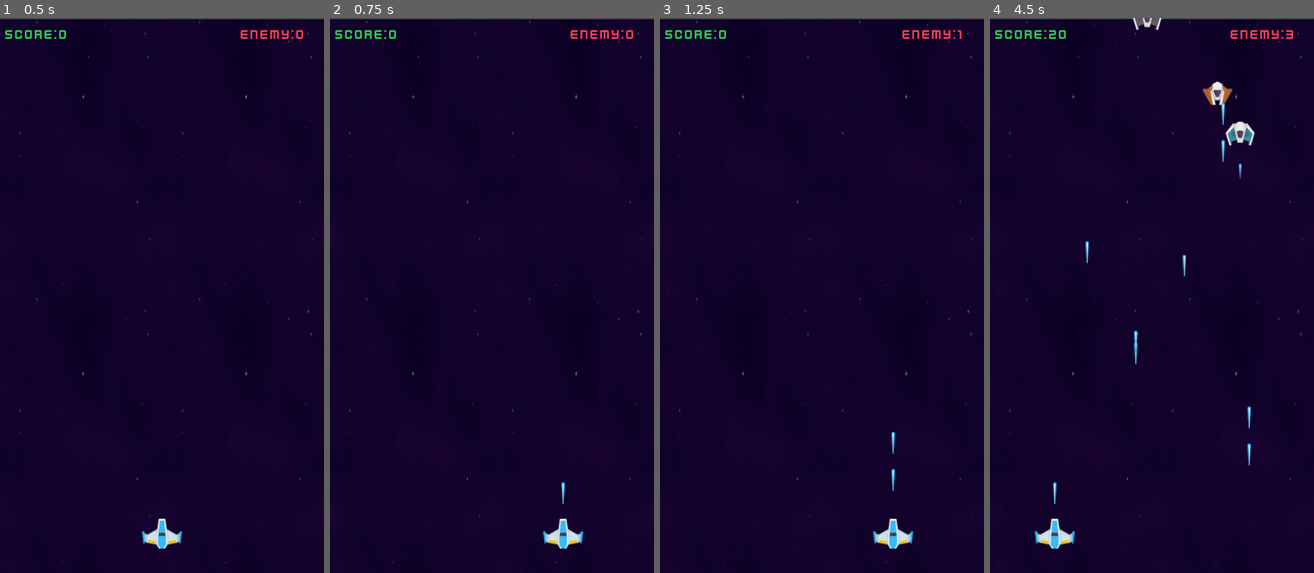
Above: before the commit, frames 1-4 (left to right).
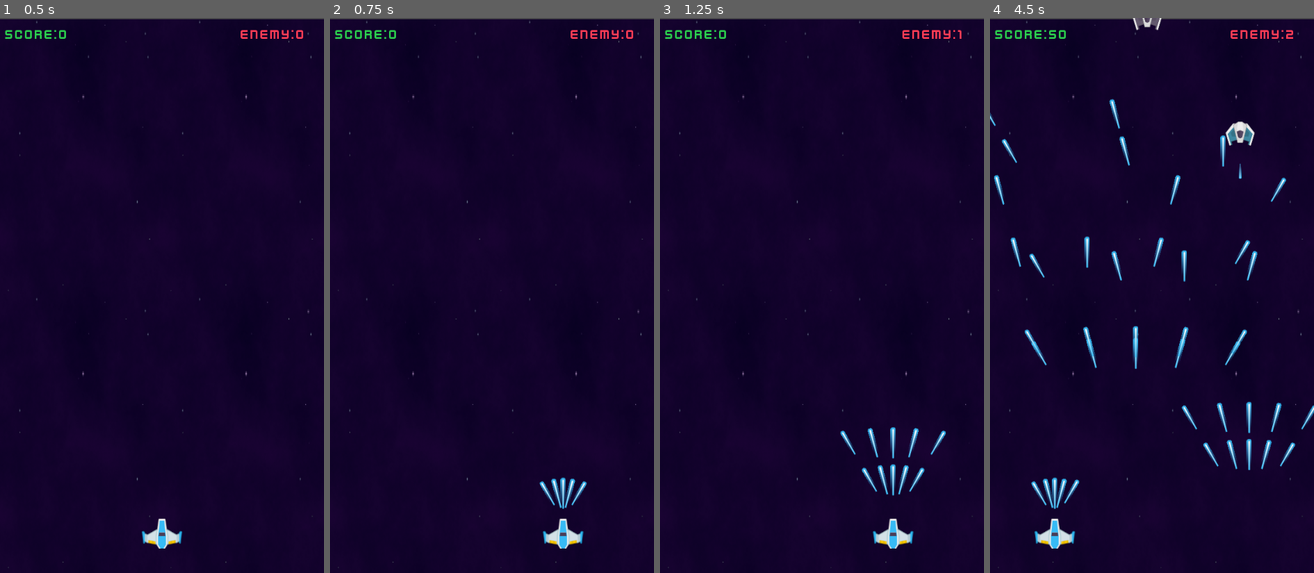
Above: after the commit, the same moments.

Repository: lzhphantom/SpaceGame
Game: Godot game, scene res://main.tscn
The game is run twice, just before and just after one commit, with the same random seed, the same clock (stepped at 60 frames per second) and the same inputs.
Inputs (mouse positions are in pixels of both pictures, inside the frame that each line leads up to):
- Up to frame 1 (0.5 s): no input
- Up to frame 2 (0.75 s): tap Enter (ui_accept) at 0.5 s; move the mouse to (563, 267) at 0.52 s; click (563, 267) at 0.6 s
- Up to frame 3 (1.25 s): tap Enter (ui_accept) at 0.77 s
- Up to frame 4 (4.5 s): move the mouse to (1087, 323) at 1.27 s; click (1087, 323) at 1.35 s; tap Enter (ui_accept) at 1.52, 3.02, 3.77 s; move the mouse to (1184, 173) at 2.02 s; click (1184, 173) at 2.1 s; move the mouse to (1135, 406) at 2.77 s; click (1135, 406) at 2.85 s; move the mouse to (1249, 378) at 3.52 s; click (1249, 378) at 3.6 s; move the mouse to (1054, 212) at 4.27 s; click (1054, 212) at 4.35 s

Frame 1 is identical in both runs. In frame 2, 0.3% of the frame differs, in the area x 64-80%, y 82-89%; in frame 3, 0.7%; in frame 4, 2.9%, in the area x 0-100%, y 2-89%.

Commit message:
多个列子弹 实现

Diff:
--- a/scenes/player/player.tscn
+++ b/scenes/player/player.tscn
@@ -12,6 +12,7 @@
 position = Vector2(287, 892)
 script = ExtResource("1_0wb8q")
 laser_tscn = ExtResource("2_4uukq")
+bullet_line = 5
 metadata/_edit_group_ = true
 
 [node name="Sprite2D" type="Sprite2D" parent="."]
--- a/scenes/upgrade/attack_interval_upgrade.tscn
+++ b/scenes/upgrade/attack_interval_upgrade.tscn
@@ -1,14 +1,12 @@
-[gd_scene load_steps=3 format=3 uid="uid://cssj38vvs4kse"]
+[gd_scene load_steps=2 format=3 uid="uid://cssj38vvs4kse"]
 
 [ext_resource type="Script" path="res://scripts/upgrade/attack_interval_upgrade.gd" id="1_j6x7g"]
-[ext_resource type="Texture2D" uid="uid://cugnweq6en584" path="res://assets/PNG/Power-ups/bolt_silver.png" id="2_71rm8"]
 
 [node name="AttackIntervalUpgrade" type="Area2D"]
 script = ExtResource("1_j6x7g")
 direction = 1
 
 [node name="Sprite2D" type="Sprite2D" parent="."]
-texture = ExtResource("2_71rm8")
 
 [node name="CollisionPolygon2D" type="CollisionPolygon2D" parent="."]
 polygon = PackedVector2Array(-9, -16, 12, -16, 6, -4, 12, -1, -5, 18, -4, 6, -10, 3)
--- a/scripts/component/fly_direction_component.gd
+++ b/scripts/component/fly_direction_component.gd
@@ -6,15 +6,22 @@
 
 var speed: float
 var direction: FlightDirection
+var radians
 
-func _init(spd: float,direct: FlightDirection):
+func _init(spd: float,direct: FlightDirection,angle:float):
 	self.speed = spd
 	self.direction = direct
+	self.radians = deg_to_rad(angle)
 
 func move(delta):
 	if get_parent():
 		match direction:
 			FlightDirection.UP:
 				get_parent().position.y -= self.speed*delta
+				get_parent().position.x += self.speed*delta*tan(self.radians)
 			FlightDirection.DOWN:
 				get_parent().position.y += self.speed*delta
+				if self.radians >0:
+					get_parent().position.x -= self.speed*delta*tan(self.radians)
+				else:
+					get_parent().position.x += self.speed*delta*tan(self.radians)
--- a/scripts/laser/laser.gd
+++ b/scripts/laser/laser.gd
@@ -14,7 +14,7 @@
 
 	var data = LaserConstants.LASER_DICT_BLUE[LaserConstants.play1_current_laser_level]
 	$LaserGrphic.set_texture(load(data["path"]))
-	self.fly_direction = FlyDirectionComponent.new(LaserConstants.play1_current_speed,direction)
+	self.fly_direction = FlyDirectionComponent.new(LaserConstants.play1_current_speed,direction,0)
 	self.add_child(self.fly_direction)
 	self.attack = AttackComponent.new(data["attack"])
 	self.add_child(self.attack)
@@ -42,3 +42,9 @@
 func free_self_and_pool():
 	LaserObjectPool.remove_laser(self)
 	self.queue_free()
+
+func rotation_angle(angle: float):
+	self.fly_direction.radians = deg_to_rad(angle)
+	self.set_rotation_degrees(angle)
+	var radians = abs(cos(deg_to_rad(angle)))
+	self.set_scale(Vector2(radians,radians))
--- a/scripts/laser/laser_enemy.gd
+++ b/scripts/laser/laser_enemy.gd
@@ -3,6 +3,7 @@
 
 @export var speed:float =100.0
 @export var direction: FlyDirectionComponent.FlightDirection
+@export var angle:float = 0
 var fly_direction: FlyDirectionComponent
 var attack: AttackComponent
 @export var clear_after_deaded: float = 2.0
@@ -12,7 +13,8 @@
 	$Timer.wait_time = clear_after_deaded
 	$Timer.connect("timeout",Callable(self,"free_self_and_pool"))
 
-	self.fly_direction = FlyDirectionComponent.new(speed,direction)
+	self.fly_direction = FlyDirectionComponent.new(speed,direction,180+angle)
+	self.set_rotation_degrees(180+angle)
 	self.add_child(self.fly_direction)
 	self.attack = AttackComponent.new(1.0)
 	self.add_child(self.attack)
--- a/scripts/player/player.gd
+++ b/scripts/player/player.gd
@@ -5,6 +5,7 @@
 @export var max_health: float = 10.0
 @export var attack_interval: float = 1.0
 var health_component: HealthComponent
+@export var bullet_line:int = 1
 # Called when the node enters the scene tree for the first time.
 func _ready():
 	health_component = HealthComponent.new(max_health)
@@ -34,17 +35,41 @@
 	var collision_shape = $CollisionShape2D
 	var shape = collision_shape.shape
 	var self_x = shape.radius
-	var laser: Laser
 	$fireAudio.play()
+	match self.bullet_line:
+		1:
+			get_bullet(self_x,0)
+		2:
+			get_bullet(self_x,10)
+			get_bullet(self_x,-10)
+		3:
+			get_bullet(self_x,10,20)
+			get_bullet(self_x,0)
+			get_bullet(self_x,-10,-20)
+		4:
+			get_bullet(self_x,15,30)
+			get_bullet(self_x,5,10)
+			get_bullet(self_x,-5,-10)
+			get_bullet(self_x,-15,-30)
+		5:
+			get_bullet(self_x,15,30)
+			get_bullet(self_x,5,15)
+			get_bullet(self_x,0)
+			get_bullet(self_x,-5,-15)
+			get_bullet(self_x,-15,-30)
+
+func get_bullet(y_distence:float,x_distence:float,angle:float = 0):
+	var laser
 	if LaserObjectPool.check_laser_pool():
 		laser = LaserObjectPool.reborn_laser()
 	else:
 		laser = laser_tscn.instantiate()
 		add_sibling(laser)
 		LaserObjectPool.add_laser_pool(laser)
-	laser.position.x = self.position.x
-	laser.position.y = self.position.y - self_x
+	laser.position.x = self.position.x + x_distence
+	laser.position.y = self.position.y - y_distence
 	laser.reset()
+	laser.rotation_angle(angle)
 
 func _on_area_entered(other_area):
 	if other_area is Enemy:
--- a/scripts/upgrade/attack_interval_upgrade.gd
+++ b/scripts/upgrade/attack_interval_upgrade.gd
@@ -7,7 +7,7 @@
 var fly_direction: FlyDirectionComponent
 
 func _ready():
-	self.fly_direction = FlyDirectionComponent.new(speed,direction)
+	self.fly_direction = FlyDirectionComponent.new(speed,direction,0)
 	self.add_child(self.fly_direction)
 
 # Called every frame. 'delta' is the elapsed time since the previous frame.
--- a/scripts/upgrade/laser_speed_up.gd
+++ b/scripts/upgrade/laser_speed_up.gd
@@ -10,7 +10,7 @@
 var fly_direction: FlyDirectionComponent
 
 func _ready():
-	self.fly_direction = FlyDirectionComponent.new(speed,direction)
+	self.fly_direction = FlyDirectionComponent.new(speed,direction,0)
 	self.add_child(self.fly_direction)
 
 
--- a/scripts/upgrade/pill_heal.gd
+++ b/scripts/upgrade/pill_heal.gd
@@ -8,7 +8,7 @@
 
 
 func _ready():
-	self.fly_direction = FlyDirectionComponent.new(speed,direction)
+	self.fly_direction = FlyDirectionComponent.new(speed,direction,0)
 	self.add_child(self.fly_direction)
 
 
--- a/scripts/upgrade/star_score.gd
+++ b/scripts/upgrade/star_score.gd
@@ -1,4 +1,5 @@
 extends Area2D
+class_name StarScore
 
 @export var score:int = 50
 @export var speed: float = 120
@@ -6,7 +7,7 @@
 var fly_direction: FlyDirectionComponent
 
 func _ready():
-	self.fly_direction = FlyDirectionComponent.new(speed,direction)
+	self.fly_direction = FlyDirectionComponent.new(speed,direction,0)
 	self.add_child(self.fly_direction)
 
 
